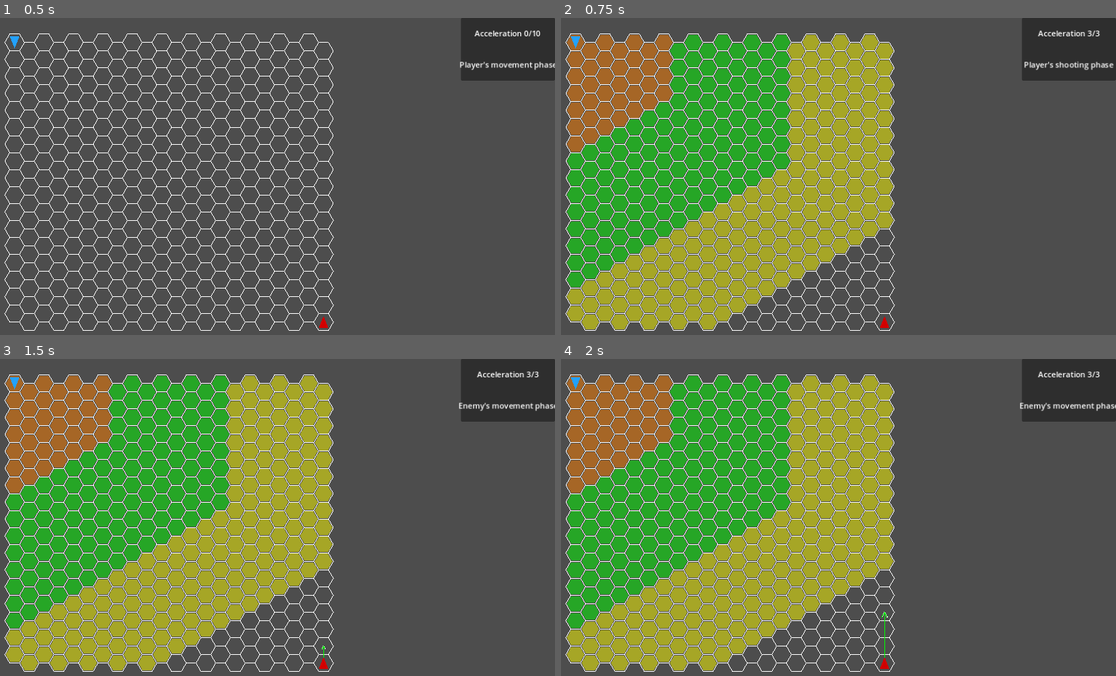
Above: before the commit, frames 1-4 (two rows, left to right).
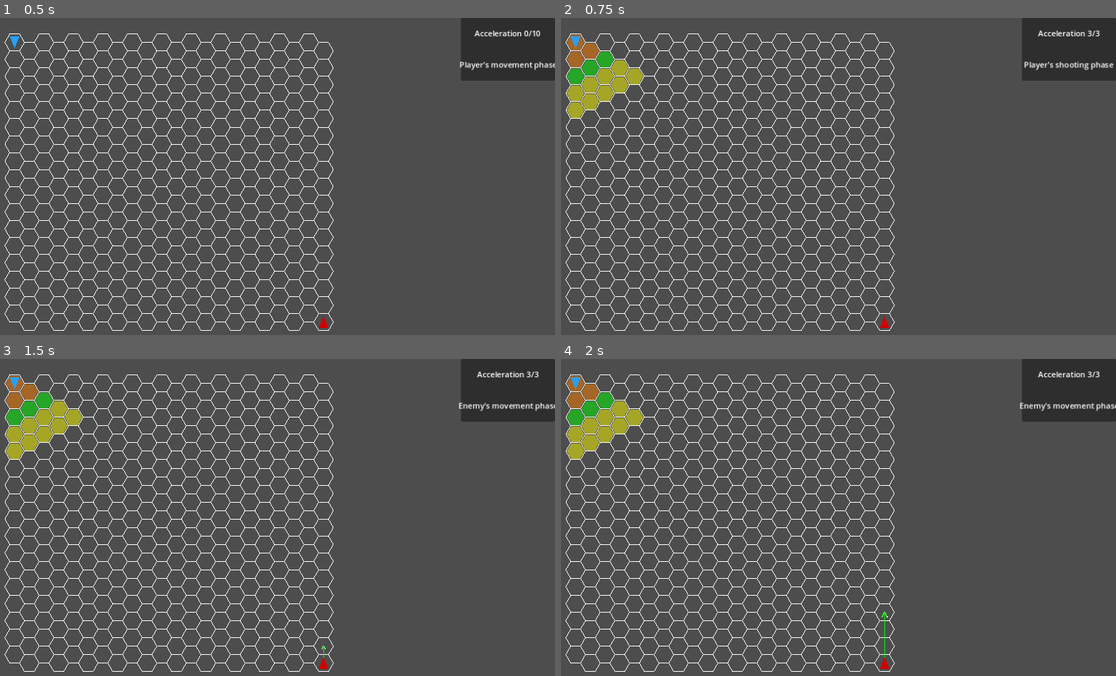
Above: after the commit, the same moments.

Repository: Idandot/Space-Arena
Game: Godot game, scene res://Scenes/Arena.tscn
Same seed, same stepped clock (60 frames per second), same inputs: the game is played once before the commit and once after it.
Inputs:
- Up to frame 1 (0.5 s): no input
- Up to frame 2 (0.75 s): tap Enter (end_phase) at 0.5 s; hold Right (turn_right) from 0.53 s (still down); tap Space (fire) at 0.6 s
- Up to frame 3 (1.5 s): tap Backspace (Reset) at 1.25 s; release Right (turn_right) at 1.28 s; hold Down (brake) from 1.28 s (still down); tap Enter (end_phase) at 1.35 s
- Up to frame 4 (2 s): keep holding Down (brake); tap Space (fire) at 1.55 s

Frame 1 is identical in both runs. In frame 2, 39% of the frame differs, in the area x 1-60%, y 5-99%; in frame 3, 39%; in frame 4, 39%.

Commit message:
Added arcs and HP
Теперь корабли могут умереть

Дальше: визуал, несколько пушек

Diff:
--- a/Scenes/EnemyShip.tscn
+++ b/Scenes/EnemyShip.tscn
@@ -8,11 +8,12 @@
 shipColor = Color(0.823529, 0, 0, 1)
 initial_direction = "up"
 weapon_stats = {
-"apex_offset": 0,
+"apex_offset": 1,
 "arc_degrees": 120,
-"effective_range": 6,
-"facing_offset": -1,
-"max_range": 9,
+"damage": 15,
+"effective_range": 2,
+"facing_offset": 0,
+"max_range": 6,
 "min_range": 0
 }
 
--- a/Scenes/PlayerShip.tscn
+++ b/Scenes/PlayerShip.tscn
@@ -7,12 +7,13 @@
 name_in_game = "Player"
 shipColor = Color(0.141176, 0.631373, 0.996078, 1)
 weapon_stats = {
-"apex_offset": 6,
-"arc_degrees": 180,
-"effective_range": 14,
+"apex_offset": 0,
+"arc_degrees": 120,
+"damage": 10,
+"effective_range": 2,
 "facing_offset": 0,
-"max_range": 21,
-"min_range": 6
+"max_range": 4,
+"min_range": 1
 }
 
 [node name="Area2D" type="Area2D" parent="."]
--- a/Scripts/EnemyShip.gd
+++ b/Scripts/EnemyShip.gd
@@ -16,13 +16,15 @@
 	poly.polygon = points
 	poly.color = shipColor
 	MaxAcceleration = 3
-	name_in_game = "Enemy"
+
+	print("my enemy is: ", player)
 
 func take_turn():
 	update_acceleration(MaxAcceleration)
 	var best_dir = 0
 	var best_dist = INF
 	var safe_velocity = 4
+
 
 	for dir_index in range(6):
 		var dir_vec = Utils.convert_direction(dir_index, "index", "vector")
--- a/Scripts/Root.gd
+++ b/Scripts/Root.gd
@@ -36,6 +36,7 @@
 	enemy_ship.hex_grid = hex_grid
 	enemy_ship.self_id = 1
 	enemy_ship.player = player_ship
+	enemy_ship.name_in_game = "Enemy"
 	ships_array.append(enemy_ship)
 
 	turn_manager.start_game(ships_array)
--- a/Scripts/Ship.gd
+++ b/Scripts/Ship.gd
@@ -22,6 +22,7 @@
 
 @export_group("Weapons")
 @export var weapon_stats = {
+	"damage": 10,
 	"min_range": 0,
 	"effective_range": 2,
 	"max_range": 4,
@@ -31,6 +32,16 @@
 }
 var is_weapon_active = false
 
+@export_group("Structure")
+@export var starting_structure = {
+	"nose": 30,
+	"left_wing": 40,
+	"right_wing": 40,
+	"aft": 20,
+	"inner_structure": 50,
+}
+@onready var structure: Dictionary = starting_structure.duplicate(true)
+
 var dir: int = 0
 var initial_dir = 0
 var hex_grid: Node2D
@@ -62,7 +73,6 @@
 func turn_left():
 	if update_acceleration(-1):
 		dir = (dir-1)%6
-		print(dir)
 		change_rotation(dir)
 	else:
 		print("FUTURE INDICATION: ","Insufficient Acceleration Capacity")
@@ -119,7 +129,7 @@
 		or next_pos_of.y != clamp(next_pos_of.y, 0, hex_grid.gridSizeOY - 1):
 			print("FUTURE INDICATION: ","pushed in the wall")
 			update_velocity(Vector2i.ZERO, true)
-			take_damage(Utils.axial_distance(res_vel_ax))
+			take_damage(Utils.axial_distance(res_vel_ax), axial_position + facing)
 			break
 		else:
 			new_pos_ax = next_pos_ax
@@ -191,8 +201,27 @@
 				return s
 	return null
 
-func take_damage(amount: int):
-	print("FUTURE INDICATION: ", self.name, " had taken ", amount," damage")
+func take_damage(amount: int, ax_attacker_pos: Vector2i):
+	var location = define_arc(ax_attacker_pos)
+	var excess_damage = 0
+
+	structure[location] -= amount
+	if structure[location] <= 0:
+		excess_damage = abs(structure[location])
+		structure[location] = 0
+
+	structure["inner_structure"] -= excess_damage
+	if structure["inner_structure"] <= 0:
+		print("FUTURE INDICATION: ", name_in_game, " is destroyed")
+		Destroy()
+		return
+
+	print("FUTURE INDICATION: ", self.name, " had taken ", amount," damage in ", location)
+	print(location, " armor left: ", structure[location], "/", starting_structure[location])
+	if excess_damage != 0:
+		print("inner structure left: ", structure["inner_structure"], "/", starting_structure["inner_structure"])
+
+func Destroy():
 	pass
 
 func update_velocity(additional_velocity: Vector2i, set_to_zero:= false):
@@ -226,7 +255,7 @@
 		print("FUTURE INDICATION: ","Target isn't in range")
 		return
 
-	target.take_damage(10)
+	target.take_damage(weapon_stats["damage"], axial_position)
 	is_weapon_active = false
 
 
@@ -243,11 +272,25 @@
 	var direction: Vector2 = (Utils.axial_to_world(ax_target_pos - divergence_origin, true)).normalized()
 	var angle_to_target = rad_to_deg(direction.angle())
 	var weapon_facing_angle = Utils.convert_direction(dir + weapon_stats.facing_offset, "index", "angle")
-	print(weapon_facing_angle, angle_to_target)
 	var angle_diff = abs(Utils.angle_difference(weapon_facing_angle, angle_to_target))
 
 	return is_equal_approx(angle_diff, weapon_stats.arc_degrees/2) or angle_diff < weapon_stats.arc_degrees/2
 
-func define_arc():
-
-	pass
+func define_arc(ax_attacker_pos):
+	var nose_arc_angle = Utils.convert_direction(facing, "vector", "angle")
+
+	var direction: Vector2 = (Utils.axial_to_world(ax_attacker_pos - axial_position, true)).normalized()
+	var angle_to_attacker = rad_to_deg(direction.angle())
+
+	var nose_arc_diff = Utils.angle_difference(nose_arc_angle, angle_to_attacker)
+	var left_wing_arc_diff = Utils.angle_difference(nose_arc_angle - 90, angle_to_attacker)
+	var right_wing_arc_diff = Utils.angle_difference(nose_arc_angle + 90, angle_to_attacker)
+
+	if left_wing_arc_diff <= 30:
+		return "left_wing"
+	elif right_wing_arc_diff <= 30:
+		return "right_wing"
+	elif nose_arc_diff <= 90:
+		return "nose"
+	else:
+		return "aft"
--- a/Scripts/Utils.gd
+++ b/Scripts/Utils.gd
@@ -85,8 +85,12 @@
 
 static func angle_difference(angle1: float, angle2: float) -> float:
 	var diff = fmod(angle2 - angle1, 360.0)
-	if diff > 180:
-		diff -= 360
-	elif diff < -180:
-		diff += 360
+	diff = angle_normalize(diff)
 	return abs(diff)
+
+static func angle_normalize(angle: float) -> float:
+	if angle > 180:
+		angle -= 360
+	elif angle < -180:
+		angle += 360
+	return angle
